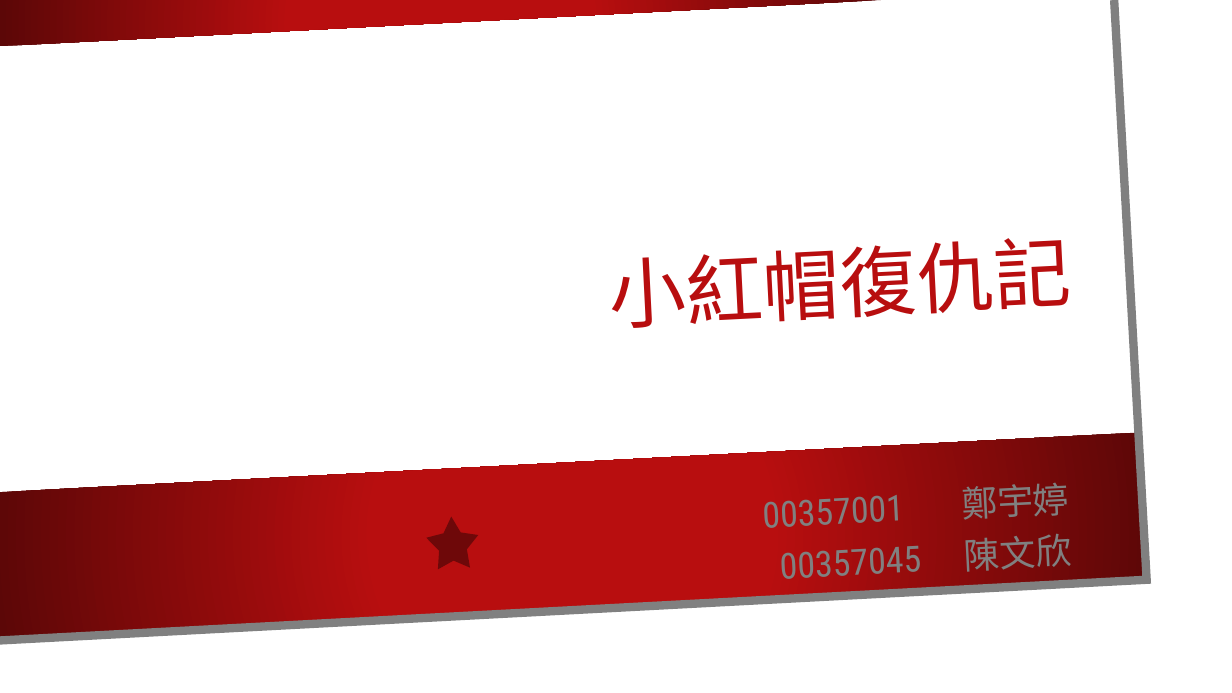
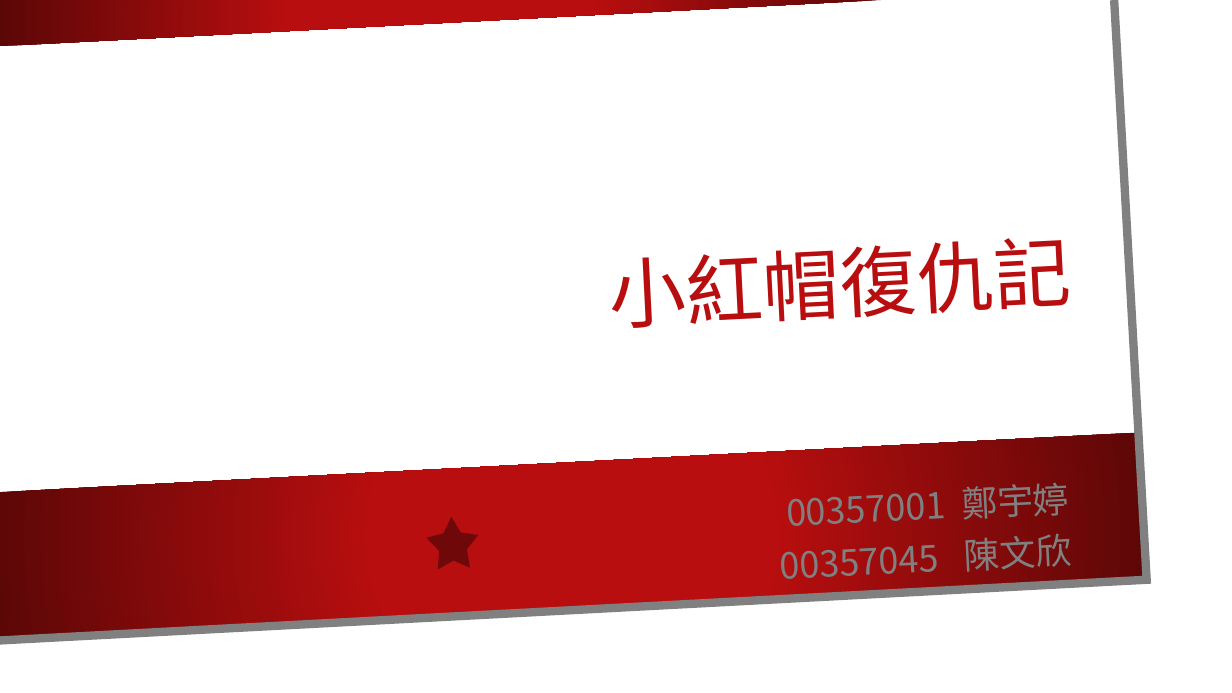
Before and after one commit to wenshinchan/wenshinchan.github.io, a slide deck: slide 1 of 00357001_鄭宇婷 00357045_陳文欣.pptx. Drawn at 1232x693 pixels with LibreOffice and Linux fonts; fonts in the diff are those of the drawing; background and template pictures are left out. Boxes give left, top, right and bottom in pixels: in the first picture for what was removed or moved away, otherwise in the second. Text is boxed around its words. In the diff, an @@ line names an element or a change of style, - is before the commit and + after.

```diff
--- a/00357001_鄭宇婷 00357045_陳文欣.pptx
+++ b/00357001_鄭宇婷 00357045_陳文欣.pptx
@@ subtitle "00357001 鄭宇婷 00357045 陳文欣" at <box>780,483,1073,588</box>: font Roboto Condensed to Noto Sans CJK SC @@
```
Also in this commit, not shown: 4 other slides changed, 8 slides added.
